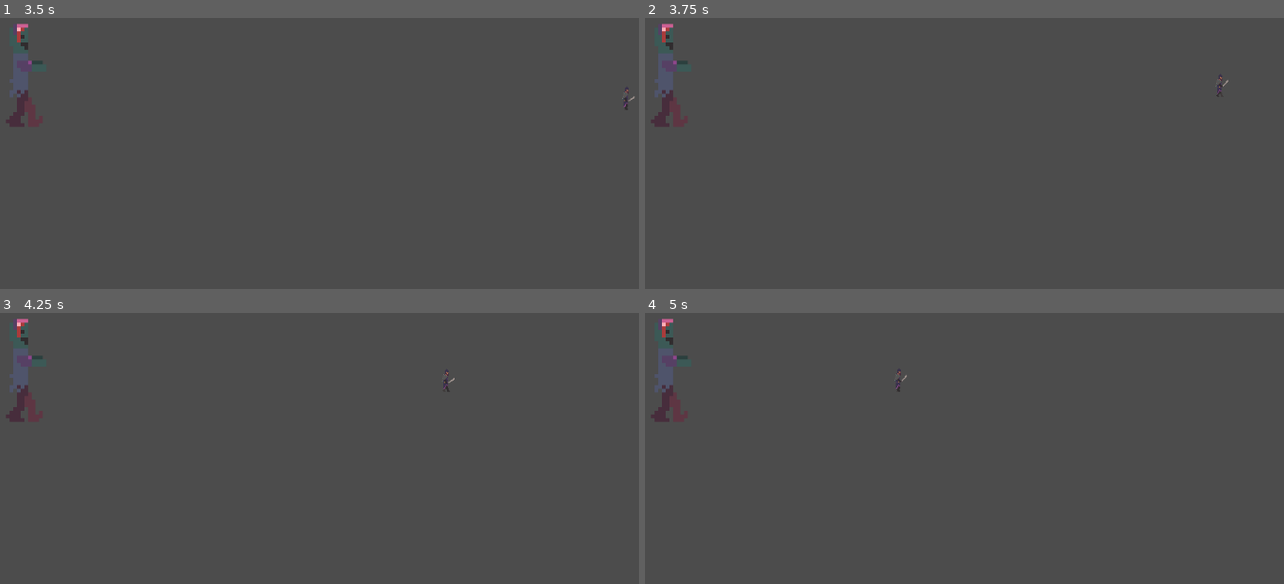
Above: before the commit, frames 1-4 (two rows, left to right).
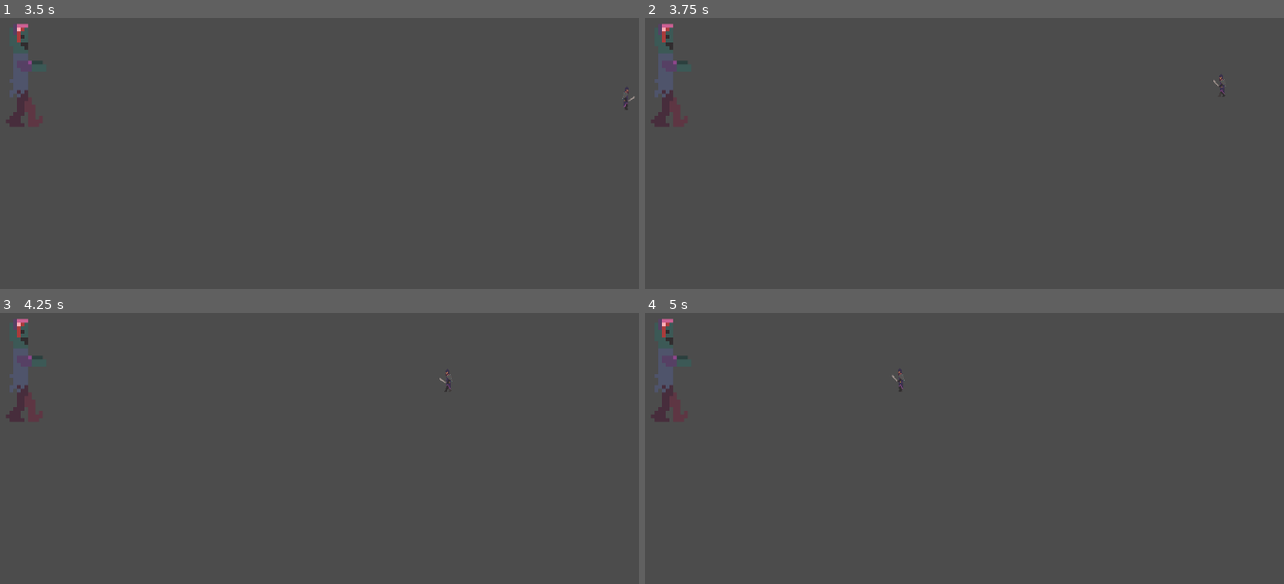
Above: after the commit, the same moments.

Repository: imav97/GMTK2021
Game: Godot game, scene res://TEST_SCENE.tscn
The game is run twice, just before and just after one commit, with the same random seed, the same clock (stepped at 60 frames per second) and the same inputs.
Inputs (mouse positions are in pixels of both pictures, inside the frame that each line leads up to):
- Up to frame 1 (3.5 s): tap Enter at 0.5 s; move the mouse to (428, 47) at 0.52 s; hold D (right) 0.53-1.28 s; hold Space (simple_attack) 0.53-1.28 s; click (428, 47) at 0.67 s; move the mouse to (115, 91) at 1.27 s; hold S (down) 1.28-2.03 s; click (115, 91) at 1.35 s; tap Space (simple_attack) at 1.55, 2, 2.3, 2.85 s; move the mouse to (outside the picture) at 2.02 s; hold D (right) 2.03-2.78 s; hold Shift (mana_attack) 2.03-2.78 s; move the mouse to (223, 156) at 2.77 s; hold W (up) from 2.78 s (still down); click (223, 156) at 2.92 s
- Up to frame 2 (3.75 s): tap Enter at 3.5 s; move the mouse to (1130, 134) at 3.52 s; release W (up) at 3.53 s; hold A (left) from 3.53 s (still down); hold Space (simple_attack) from 3.53 s (still down)
- Up to frame 3 (4.25 s): keep holding A (left); keep holding Space (simple_attack)
- Up to frame 4 (5 s): keep holding A (left); move the mouse to (outside the picture) at 4.27 s; release Space (simple_attack) at 4.28 s; click (outside the picture) at 4.35 s; tap Space (simple_attack) at 4.55 s

Frame 1 is identical in both runs. In frame 2, less than 0.1% of the frame differs, in the area x 88-92%, y 21-29%; in frame 3, less than 0.1%, in the area x 68-72%, y 21-29%; in frame 4, less than 0.1%.

Commit message:
better keyboard movement, keyboard melee attack cooldown timer, sprite points towards walking direction and better animation

Diff:
--- a/gmtk2021/KeyboardCharacter.gd
+++ b/gmtk2021/KeyboardCharacter.gd
@@ -19,16 +19,15 @@
 	velocity = Vector2.ZERO
 	if Input.is_action_pressed('right'):
 		velocity.x += 1
-		ani_player.play("walk")
+		$Sprite.flip_h = false
 	if Input.is_action_pressed('left'):
 		velocity.x -= 1
-		ani_player.play("walk")
+		$Sprite.flip_h = true
 	if Input.is_action_pressed('down'):
 		velocity.y += 1
-		ani_player.play("walk")
 	if Input.is_action_pressed('up'):
 		velocity.y -= 1
-		ani_player.play("walk")
+
 
 	velocity = velocity.normalized() * speed
 
@@ -37,21 +36,23 @@
 	velocity = move_and_slide(velocity)
 	if velocity != Vector2.ZERO:
 		$RayCast2D.cast_to = velocity.normalized() * 10
+		ani_player.play("walk")
+	else:
+		ani_player.stop()
 
 
 func _input(event):
-	if event.is_action_pressed("attack"):
+	if event.is_action_pressed("simple_attack"):
 	# Check if player can attack
 		var now = OS.get_ticks_msec()
 		if now >= next_attack_time:
 			# Add cooldown time to current time
 			next_attack_time = now + attack_cooldown_time
+			print("melee attack")
+			var enemy = $RayCast2D.get_collider()
+			if enemy != null:
+				if enemy.name.find("BaseZombie") >= 0:
+					enemy.melee_hit(attack_damage)
 
-	if event.is_action_pressed("simple_attack"):
-		print("melee attack")
-		var enemy = $RayCast2D.get_collider()
-		if enemy != null:
-			if enemy.name.find("BaseZombie") >= 0:
-				enemy.melee_hit(attack_damage)
 	if event.is_action_pressed("mana_attack"):
 		print("range attack")
